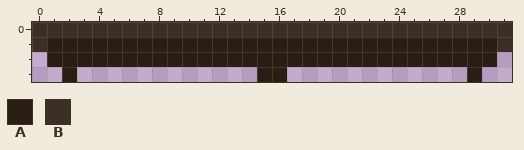
Edited in one commit: pixel-art file (entities/platform.ase). Above, as it was before the edit.
32x4 pixels, 1 frame.
Palette (. is transparent): A #291d14  B #3b2f26
Pixels before, first column x 0:
0 BBBBBBBBBBBBBBBBBBBBBBBBBBBBBBBB
1 BAAAAAAAAAAAAAAAAAAAAAAAAAAAAAAB
2 .AAAAAAAAAAAAAAAAAAAAAAAAAAAAAA.
3 ..A............AA............A..
Once edited:
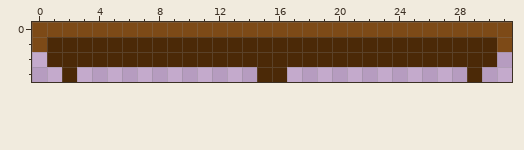
What changed:
colour A: #291d14 -> #4b2907
colour B: #3b2f26 -> #7d4a17
Boxes around the changes in both pictures, in picture pixels (x1, y1, x2, y2):
changed: (32, 22, 512, 82)
